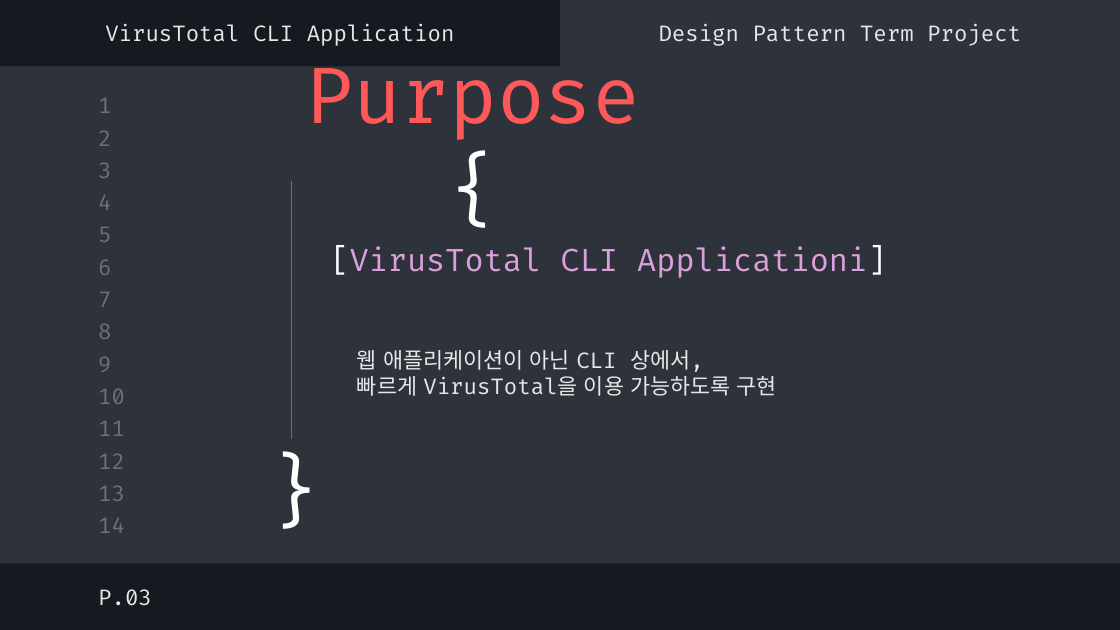
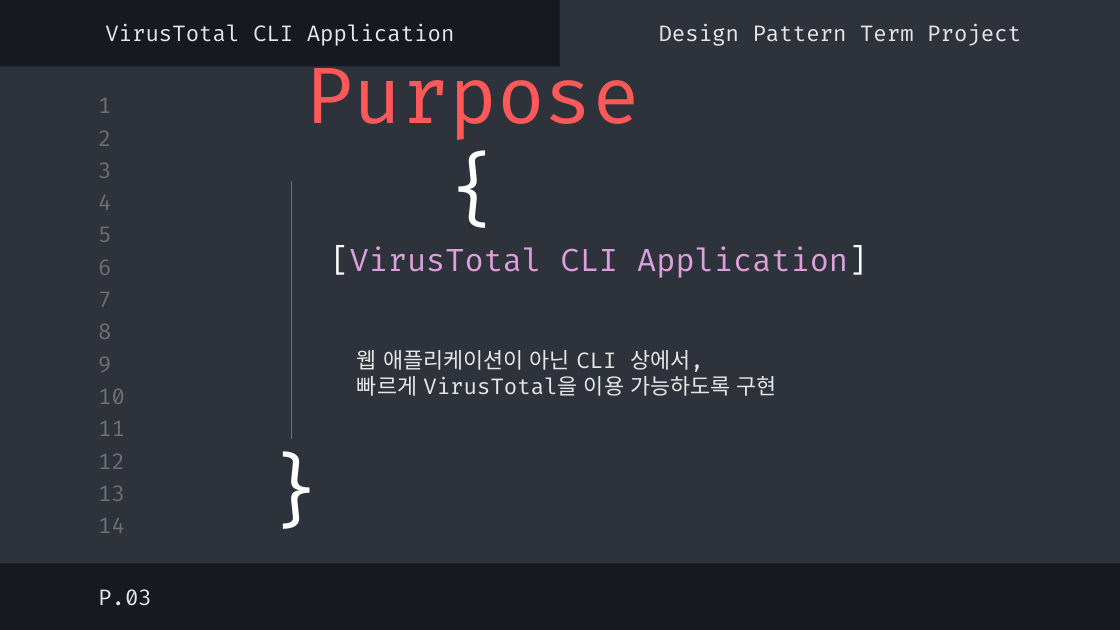
Before and after one commit to RFLXN/HUFS.DesignPattern.TermProj, a slide deck: slide 3 of document/design_01.pptx. Drawn at 1120x630 pixels with LibreOffice and Linux fonts; fonts in the diff are those of the drawing. Boxes give left, top, right and bottom in pixels: in the first picture for what was removed or moved away, otherwise in the second. Text is boxed around its words. In the diff, an @@ line names an element or a change of style, - is before the commit and + after.

```diff
--- a/document/design_01.pptx
+++ b/document/design_01.pptx
@@ text at box(330, 246, 867, 278): text changed @@
-[VirusTotal CLI Applicationi]
+[VirusTotal CLI Application]
```
Also in this commit, not shown: 16 other files.
